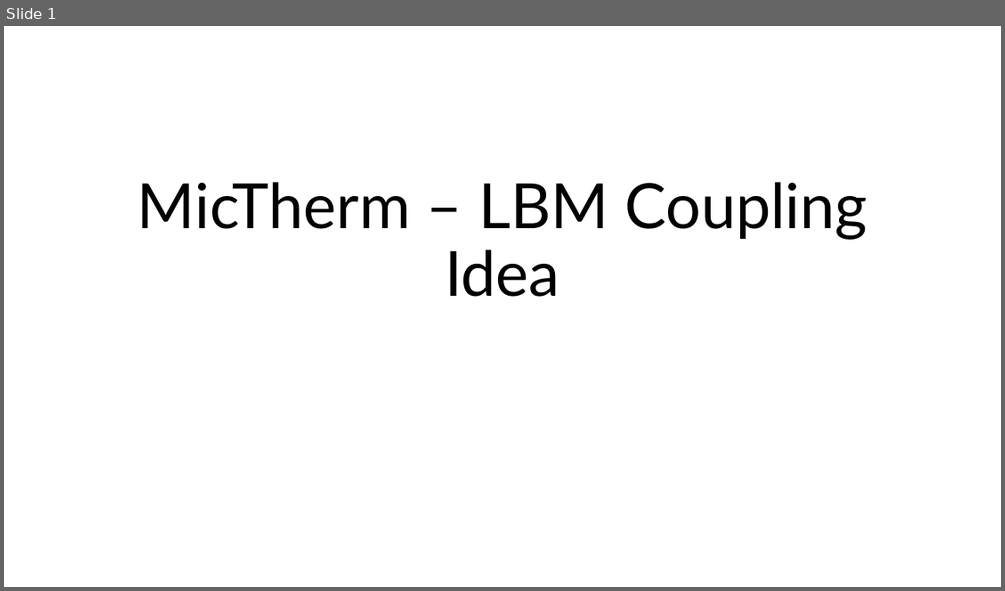
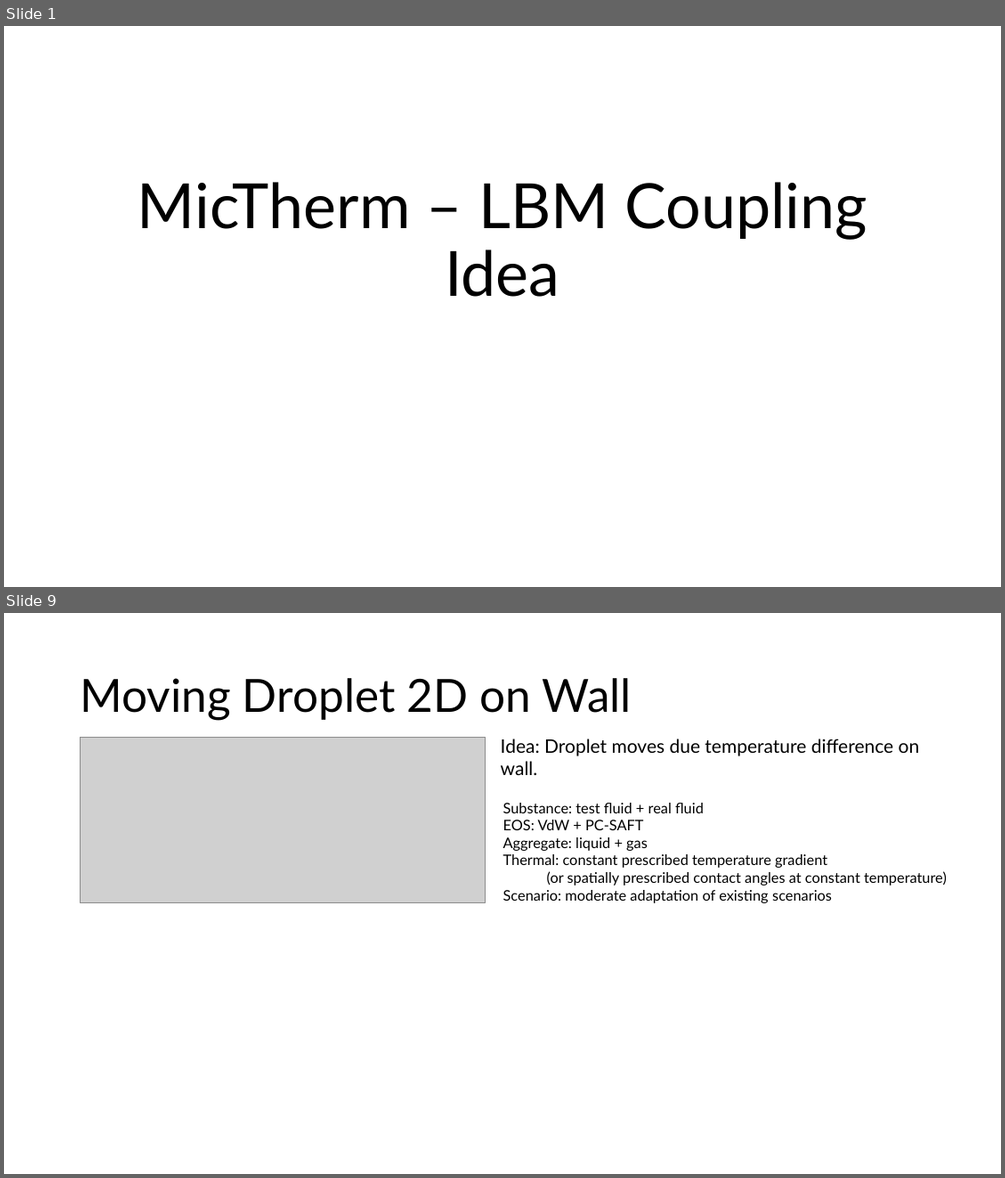
Before and after one commit to XueqiZ/JAX-LaB-MicTherm, a slide deck: MicTherm – LBM Coupling Idea.pptx. Shown one above the other, each under a label of ours: slide 1 before the commit, slides 1 and 9 after it; the slides between them are not shown. The pictures are 1005x591 and 1005x1178 pixels, drawn with LibreOffice and Linux fonts; fonts in the diff are those of the drawing; grey boxes stand for pictures. Boxes give left, top, right and bottom in pixels: in the first picture for what was removed or moved away, otherwise in the second. Text is boxed around its words. In the diff, an @@ line names an element or a change of style, - is before the commit and + after.

```diff
--- a/MicTherm – LBM Coupling Idea.pptx
+++ b/MicTherm – LBM Coupling Idea.pptx
@@ slide 9 added at <box>4,613,1001,1174</box>, background #FFFFFF @@
@@ title added at <box>80,678,631,720</box>, 44 pt, text #000000 @@
+Moving Droplet 2D on Wall
@@ picture added at <box>81,737,485,903</box> @@
@@ text added at <box>501,738,920,775</box>, 18 pt, text #000000 @@
+Idea: Droplet moves due temperature difference on wall.
@@ text added at <box>503,803,947,903</box>, 14 pt, text #000000 @@
+Substance: test fluid + real fluid
+EOS: VdW + PC-SAFT
+Aggregate: liquid + gas
+Thermal: constant prescribed temperature gradient
+(or spatially prescribed contact angles at constant temperature)
+Scenario: moderate adaptation of existing scenarios
```
Also in this commit, not shown: 7 slides changed, 3 other slides added, 1 slide removed, 16 other files.
